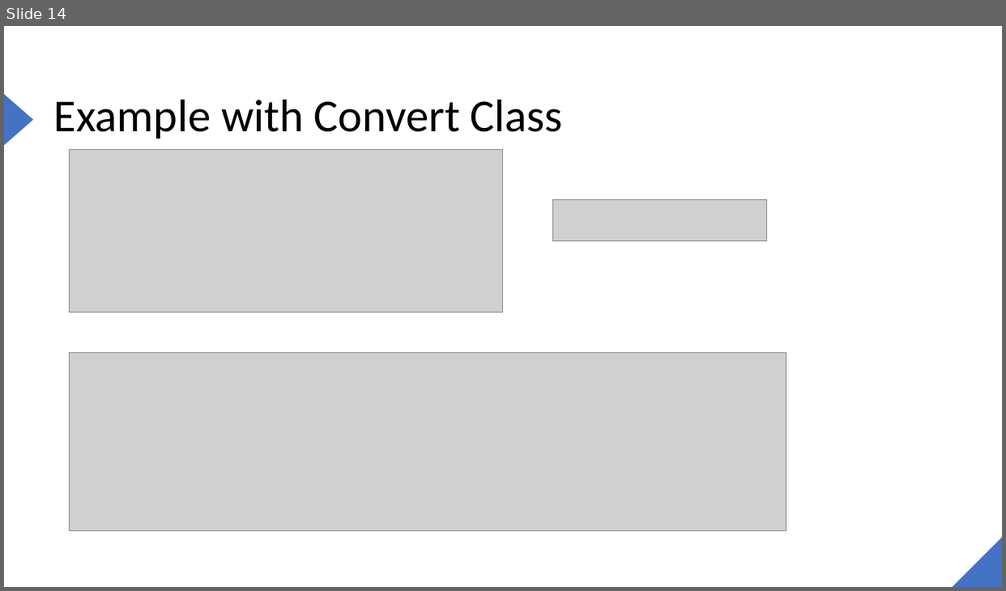
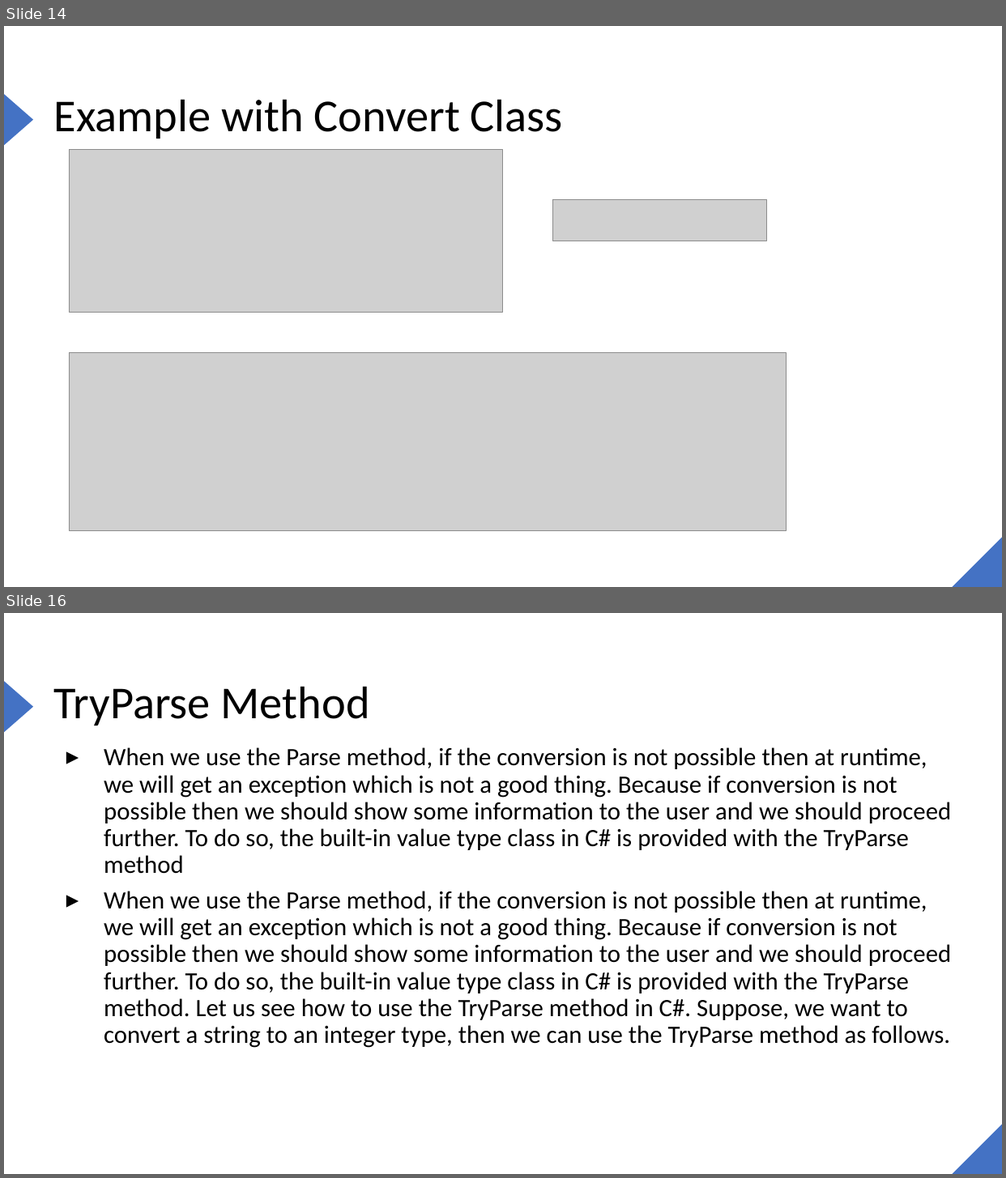
Before and after one commit to joe6276/The-sharp-Repo, a slide deck: Slides/4. Datatypes/VARIABLE.pptx. Shown one above the other, each under a label of ours: slide 14 before the commit, slides 14 and 16 after it; the slides between them are not shown. The pictures are 1006x591 and 1006x1178 pixels, drawn with LibreOffice and Linux fonts; fonts in the diff are those of the drawing; grey boxes stand for pictures. Boxes give left, top, right and bottom in pixels: in the first picture for what was removed or moved away, otherwise in the second. Text is boxed around its words. In the diff, an @@ line names an element or a change of style, - is before the commit and + after.

```diff
--- a/Slides/4. Datatypes/VARIABLE.pptx
+++ b/Slides/4. Datatypes/VARIABLE.pptx
@@ slide 16 added at bbox=[4, 613, 1002, 1174], background #FFFFFF; not listed: 2 template elements that a slide beside it also shows @@
@@ title added at bbox=[54, 686, 370, 726], 44 pt, text #000000 @@
+TryParse Method
@@ text added at bbox=[104, 747, 951, 1048], 24 pt, text #000000 @@
+▸ When we use the Parse method, if the conversion is not possible then at runtime, we will get an exception which is not a good thing. Because if conversion is not possible then we should show some information to the user and we should proceed further. To do so, the built-in value type class in C# is provided with the TryParse method
+▸ When we use the Parse method, if the conversion is not possible then at runtime, we will get an exception which is not a good thing. Because if conversion is not possible then we should show some information to the user and we should proceed further. To do so, the built-in value type class in C# is provided with the TryParse method. Let us see how to use the TryParse method in C#. Suppose, we want to convert a string to an integer type, then we can use the TryParse method as follows.
```
Also in this commit, not shown: 1 slide changed, 2 other slides added, 1 slide removed, 1 other file.
